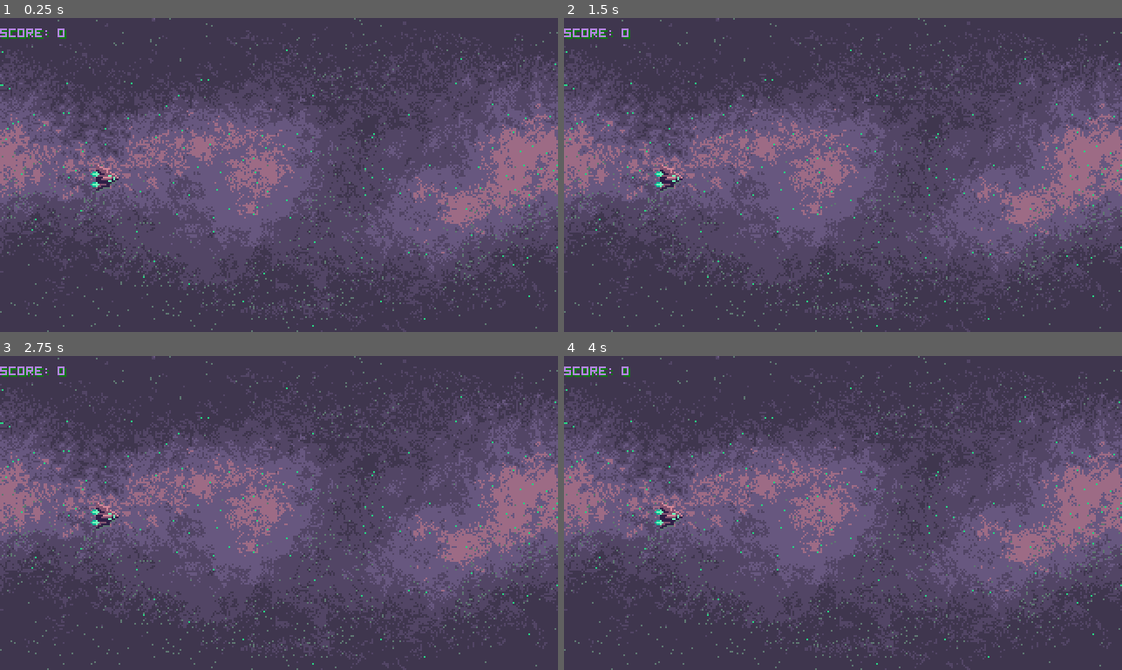
Above: before the commit, frames 1-4 (two rows, left to right).
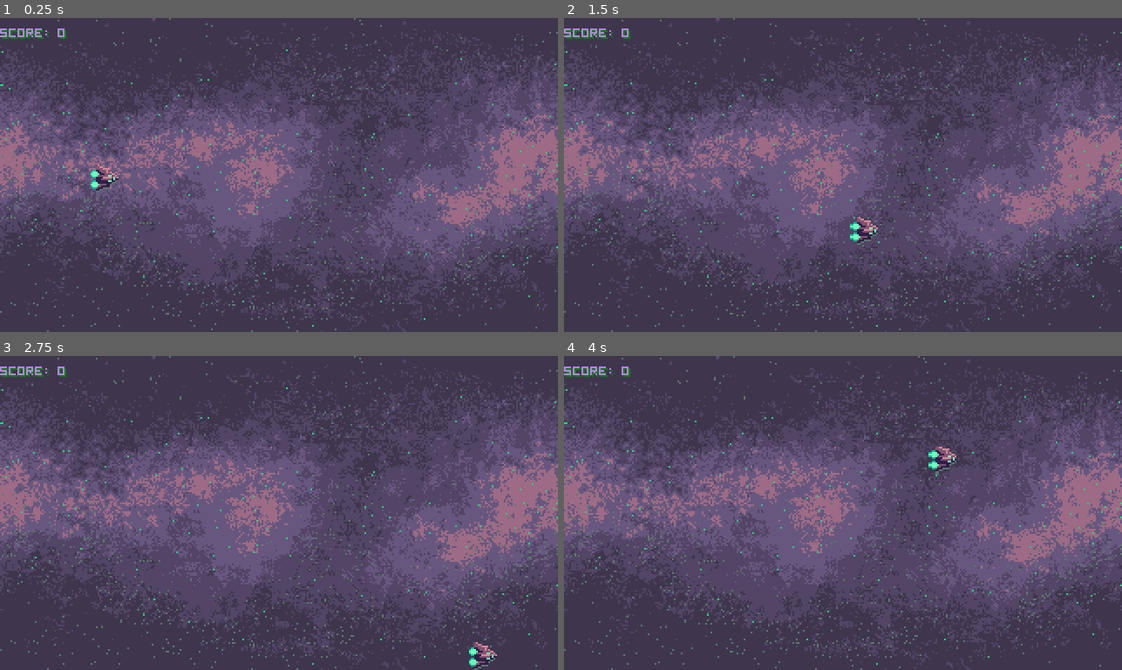
Above: after the commit, the same moments.

Repository: IamMuuo/asteroids
Game: Godot game, scene res://Scenes/stage.tscn
Same seed, same stepped clock (60 frames per second), same inputs: the game is played once before the commit and once after it. Before the commit the project has no main scene; this scene is started directly in both runs.
Inputs:
- Up to frame 1 (0.25 s): no input
- Up to frame 2 (1.5 s): tap Enter at 0.5 s; hold Right 0.53-1.28 s; hold Down from 1.28 s (still down)
- Up to frame 3 (2.75 s): release Down at 2.03 s; hold Right from 2.03 s (still down)
- Up to frame 4 (4 s): release Right at 2.78 s; hold Up 2.78-3.53 s; hold Left from 3.53 s (still down)

The runs differ from the first frame. In frame 1, less than 0.1% of the frame differs, in the area x 16-18%, y 48-55%; in frame 2, 0.5%, in the area x 16-57%, y 46-73%; in frame 3, 0.5%; in frame 4, 0.5%.

Commit message:
Added player movement script

Diff:
--- a/Scenes/Shot.tscn
+++ b/Scenes/Shot.tscn
@@ -1,7 +1,8 @@
-[gd_scene load_steps=5 format=2]
+[gd_scene load_steps=6 format=2]
 
 [ext_resource path="res://sprites/shot2.png" type="Texture" id=1]
 [ext_resource path="res://sprites/shot1.png" type="Texture" id=2]
+[ext_resource path="res://scripts/Shot.gd" type="Script" id=3]
 
 [sub_resource type="RectangleShape2D" id=1]
 extents = Vector2( 8, 4 )
@@ -15,11 +16,11 @@
 } ]
 
 [node name="Shot" type="Area2D"]
+script = ExtResource( 3 )
 
 [node name="damage_zone" type="CollisionShape2D" parent="."]
 shape = SubResource( 1 )
 
 [node name="Sprite" type="AnimatedSprite" parent="."]
 frames = SubResource( 2 )
-frame = 1
 playing = true
--- a/Scenes/player.tscn
+++ b/Scenes/player.tscn
@@ -1,7 +1,8 @@
-[gd_scene load_steps=5 format=2]
+[gd_scene load_steps=6 format=2]
 
 [ext_resource path="res://sprites/player2.png" type="Texture" id=1]
 [ext_resource path="res://sprites/player1.png" type="Texture" id=2]
+[ext_resource path="res://scripts/player.gd" type="Script" id=3]
 
 [sub_resource type="CircleShape2D" id=1]
 radius = 6.0
@@ -15,13 +16,13 @@
 } ]
 
 [node name="player" type="Area2D" groups=["player"]]
+script = ExtResource( 3 )
 
 [node name="hit_zone" type="CollisionShape2D" parent="."]
 shape = SubResource( 1 )
 
 [node name="sprite" type="AnimatedSprite" parent="."]
 frames = SubResource( 2 )
-frame = 1
 playing = true
 
 [node name="reload_timer" type="Timer" parent="."]
--- a/project.godot
+++ b/project.godot
@@ -11,6 +11,7 @@
 [application]
 
 config/name="invaders"
+run/main_scene="res://Scenes/stage.tscn"
 config/icon="res://icon.png"
 
 [display]
--- /dev/null
+++ b/scripts/Shot.gd
@@ -0,0 +1,4 @@
+extends Area2D
+
+const MOVE_SPEED = 500
+const SCREEN_WIDTH = 320
--- /dev/null
+++ b/scripts/player.gd
@@ -0,0 +1,31 @@
+extends Area2D
+
+const MOVE_SPEED = 150
+const SCREEN_WIDTH = 320
+const SCREEN_HEIGHT = 180
+
+func _process(delta):
+	# check for screen bounds
+	if position.x < 8.0:
+		position.x = 8.0
+	elif position.x > SCREEN_WIDTH - 8:
+		position.x = SCREEN_WIDTH - 8
+
+	if position.y < 8.0:
+		position.y = 8.0
+	elif position.y > SCREEN_HEIGHT - 8:
+		position.y = SCREEN_HEIGHT - 8
+
+	# move the ship on input
+	var input_dir = Vector2()
+
+	if Input.is_key_pressed(KEY_UP):
+		input_dir.y -= 1.0
+	if Input.is_key_pressed(KEY_DOWN):
+		input_dir.y += 1.0
+	if Input.is_key_pressed(KEY_LEFT):
+		input_dir.x -= 1.0
+	if Input.is_key_pressed(KEY_RIGHT):
+		input_dir.x += 1.0
+
+	position += (delta * MOVE_SPEED) * input_dir
